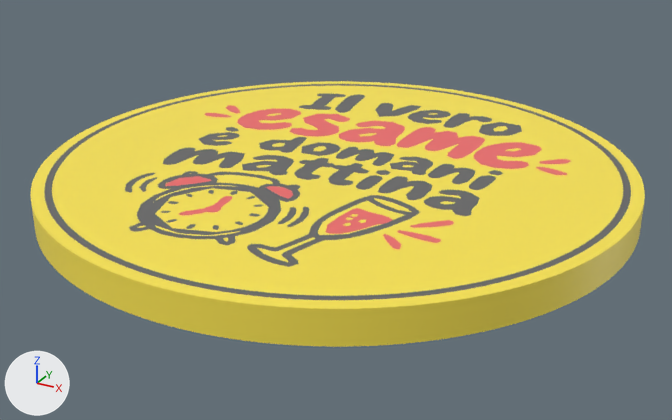
The glTF model public/products/sottobicchiere-vero-esame-domani.glb: old version first, new version second.
One viewpoint serves both versions: a 50 mm camera at (0.0535, -0.0977, 0.0462) aimed at (0.0007, -0.0016, -0.0019). Arrows for +X, +Y and +Z are at lower left; the lights stay in place. The older version comes first. Where no turn or scale is listed for an object, it has been applied to the vertices. Vertices at exactly the same position are counted once.

In view in the first picture: 'coaster_accent', 'coaster_base', 'coaster_ink'.
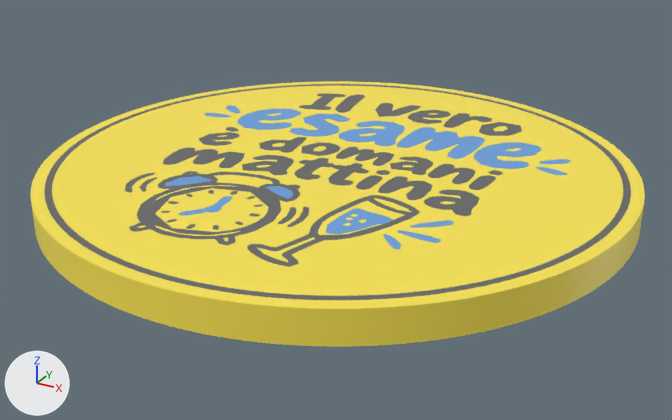
Location of each change, (x1, y1, x2, y2) in pixels of the pictures (672 x 420 px):
part 1 of me_coaster_accent, recoloured
    both: (165, 105, 570, 249)

Diff of the bpy script that builds the scene:
```diff
--- a/public/products/sottobicchiere-vero-esame-domani.glb.py
+++ b/public/products/sottobicchiere-vero-esame-domani.glb.py
@@ me_coaster_accent @@
 me_coaster_accent.from_pydata(...)  # 870 vertices, 1704 faces; spans x -0.0268..0.0268, y -0.023..0.0186, z 0.0034..0.004
 # used by ob_coaster_accent; location = (0.0, 0.0, 0.0)
+# me_coaster_accent part 1: 1704 faces centred in x -0.0268..0.0268, y -0.023..0.0185, z 0.0034..0.004 are repainted in the vertex colours; the middle colour goes from red #ef6c6c to blue #699fdd
 me_coaster_accent.materials.append(mat_defaultmaterial_002)
```
